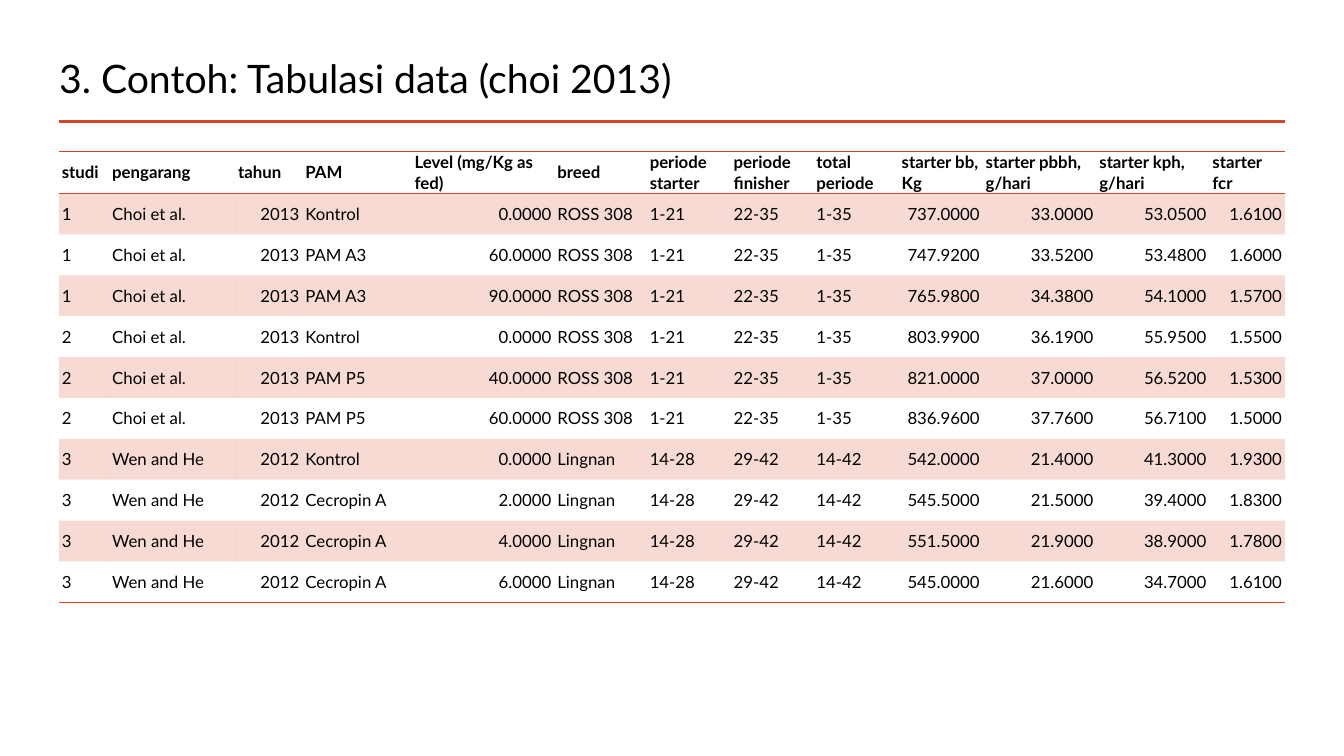
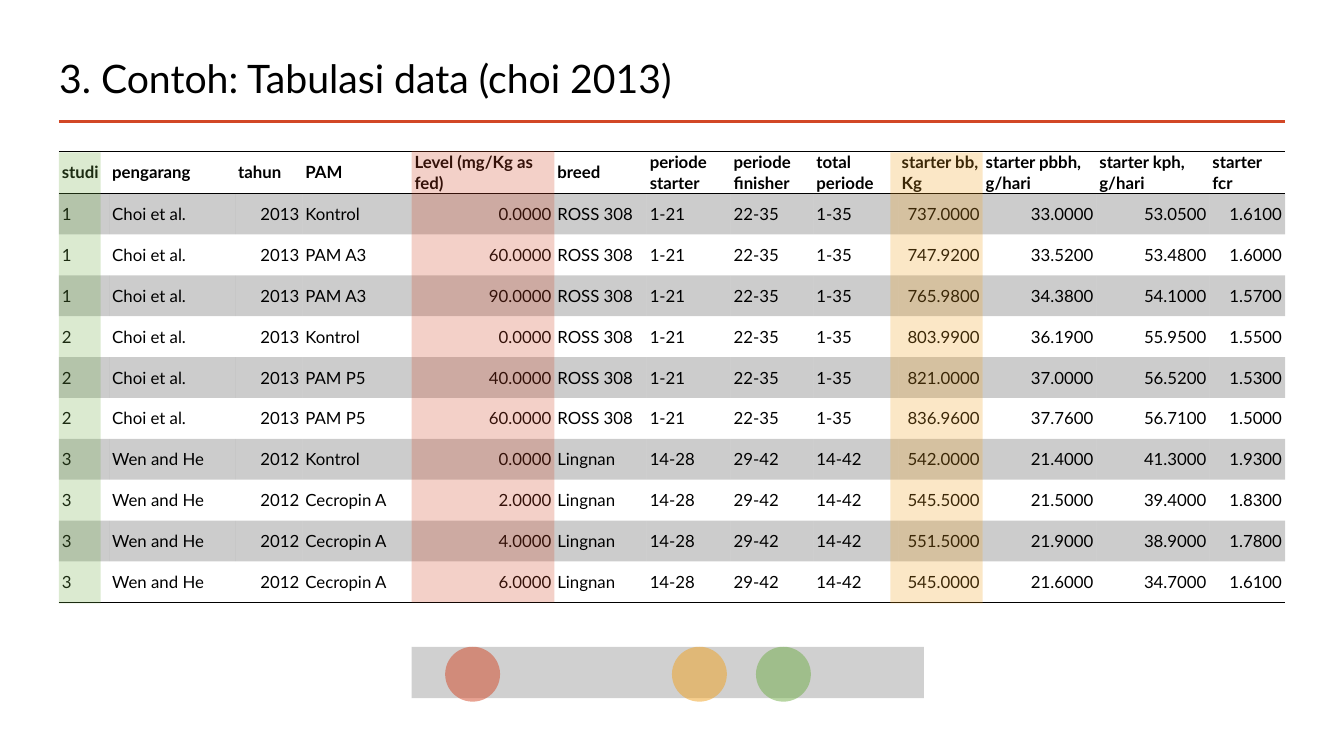
Before and after one commit to mohammad-miftakhus-sholikin/pelatihan-2020-metal, a slide deck: slide 11 of ch3_reference/Presentation_2022__Sholikin.pptx. Drawn at 1344x756 pixels with LibreOffice and Linux fonts; fonts in the diff are those of the drawing; grey boxes stand for pictures. Boxes give left, top, right and bottom in pixels: in the first picture for what was removed or moved away, otherwise in the second. Text is boxed around its words. In the diff, an @@ line names an element or a change of style, - is before the commit and + after.

```diff
--- a/ch3_reference/Presentation_2022__Sholikin.pptx
+++ b/ch3_reference/Presentation_2022__Sholikin.pptx
@@ table at (x1=58, y1=151, x2=1286, y2=603) @@
@@ fill #D24726 at 20% opacity to #000000 at 20% opacity in 65 cells @@
@@ borders changed @@
@@ rectangle added at (x1=58, y1=152, x2=101, y2=604), fill #70AD47 at 25% opacity @@
@@ rectangle added at (x1=411, y1=151, x2=555, y2=603), fill #D24726 at 25% opacity @@
@@ rectangle added at (x1=890, y1=152, x2=983, y2=604), fill #F0A11F at 25% opacity @@
@@ picture added at (x1=411, y1=647, x2=924, y2=699) @@
@@ ellipse added at (x1=446, y1=647, x2=500, y2=702), fill #D24726 at 50% opacity @@
@@ ellipse added at (x1=673, y1=647, x2=727, y2=702), fill #F0A11F at 50% opacity @@
@@ ellipse added at (x1=756, y1=647, x2=811, y2=702), fill #70AD47 at 50% opacity @@
```
Also in this commit, not shown: 3 other slides changed, 3 slides added, 1 slide removed.
